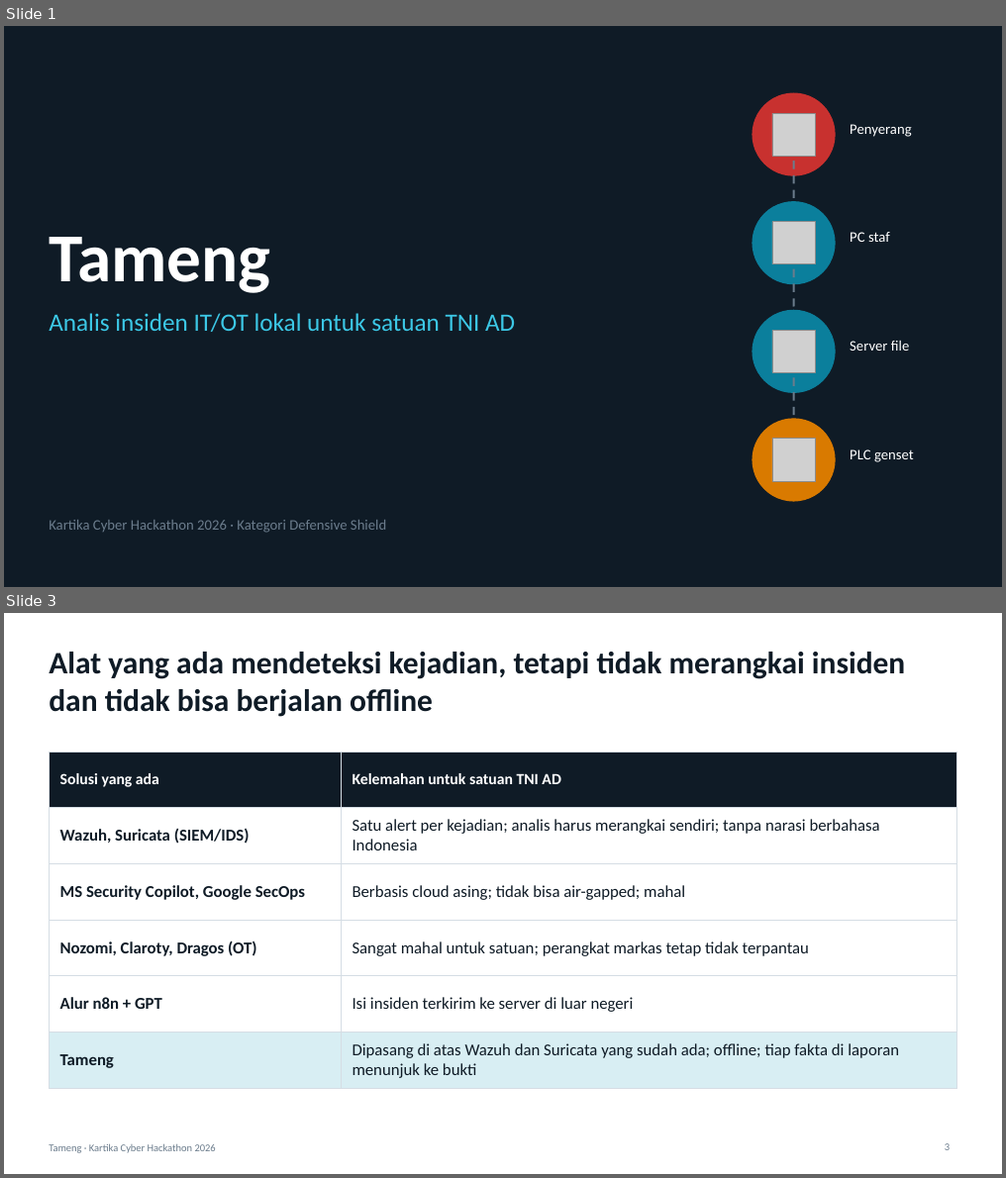
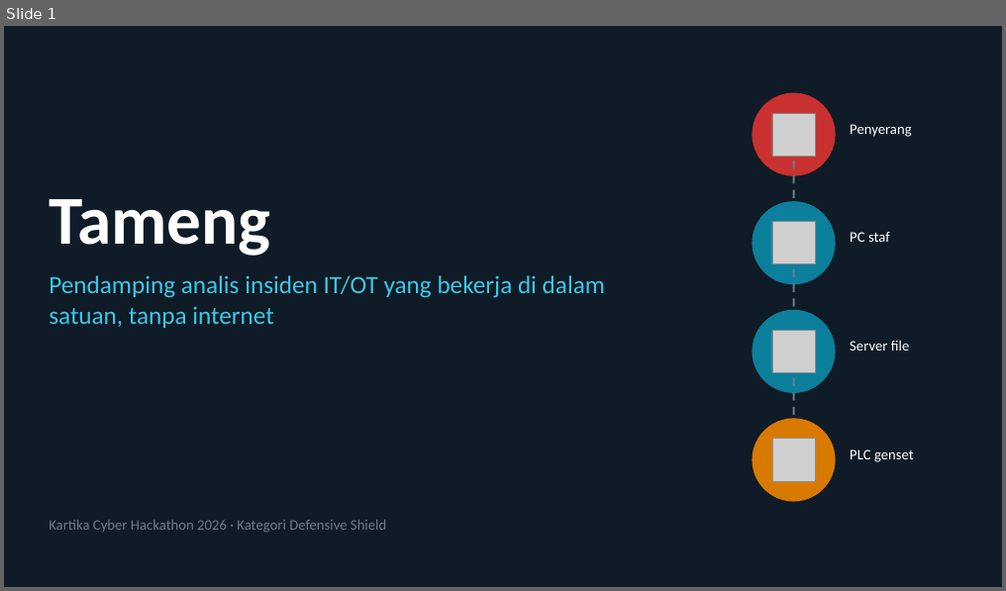
Before and after one commit to yogasamsu/Kartika-cyber, a slide deck: presentasi/tameng-presentasi.pptx. Shown one above the other, each under a label of ours: slides 1 and 3 before the commit, slide 1 after it; the slides between them are not shown. The pictures are 1006x1178 and 1006x591 pixels, drawn with LibreOffice and Linux fonts; fonts in the diff are those of the drawing; grey boxes stand for pictures. Boxes give left, top, right and bottom in pixels: in the first picture for what was removed or moved away, otherwise in the second. Text is boxed around its words. In the diff, an @@ line names an element or a change of style, - is before the commit and + after.

```diff
--- a/presentasi/tameng-presentasi.pptx
+++ b/presentasi/tameng-presentasi.pptx
@@ slide 3 removed at <box>4,613,1002,1174</box>, background #FFFFFF @@
@@ title removed at <box>49,652,905,717</box> @@
-Alat yang ada mendeteksi kejadian, tetapi tidak merangkai insiden dan tidak bisa berjalan offline
@@ table removed at <box>49,752,957,1082</box>, 6 rows, 2 columns @@
-Solusi yang ada | Kelemahan untuk satuan TNI AD
-Wazuh, Suricata (SIEM/IDS) | Satu alert per kejadian; analis harus merangkai sendiri; tanpa narasi berbahasa Indonesia
-MS Security Copilot, Google SecOps | Berbasis cloud asing; tidak bisa air-gapped; mahal
-Nozomi, Claroty, Dragos (OT) | Sangat mahal untuk satuan; perangkat markas tetap tidak terpantau
-Alur n8n + GPT | Isi insiden terkirim ke server di luar negeri
-Tameng | Dipasang di atas Wazuh dan Suricata yang sudah ada; offline; tiap fakta di laporan menunjuk ke bukti
@@ text removed at <box>49,1145,216,1154</box> @@
-Tameng · Kartika Cyber Hackathon 2026
@@ page number removed at <box>944,1144,949,1151</box> @@
-3
@@ slide 1 changed as well @@
@@ title "Tameng": place and size @@
-title "Tameng" at <box>49,237,270,293</box>
+title "Tameng" at <box>49,199,270,256</box>
@@ text at <box>49,275,605,328</box>: text changed @@
-Analis insiden IT/OT lokal untuk satuan TNI AD
+Pendamping analis insiden IT/OT yang bekerja di dalam satuan, tanpa internet
```
Also in this commit, not shown: 5 other slides changed, 8 slides added, 3 other slides removed, 5 other files.
